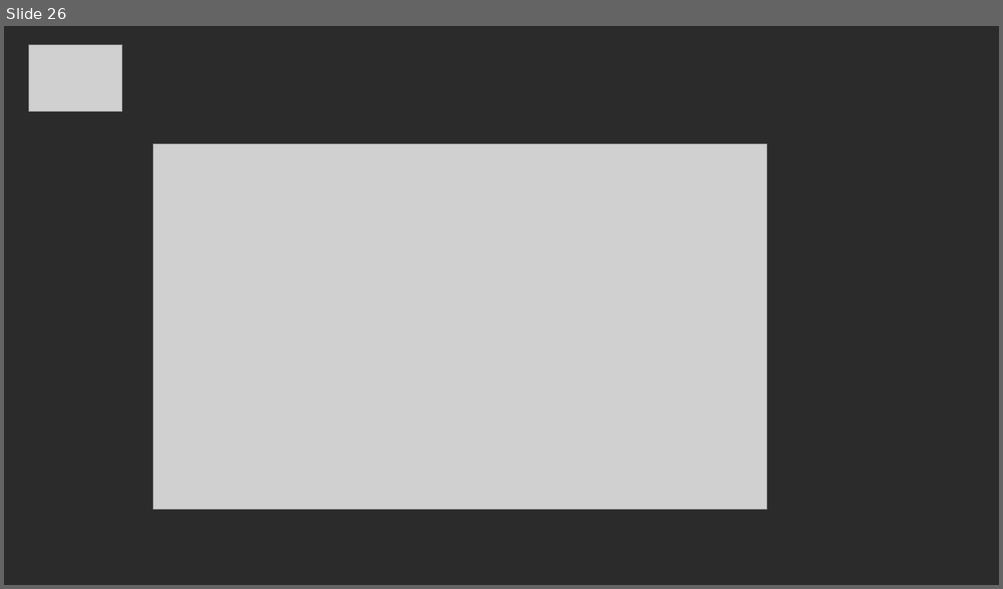
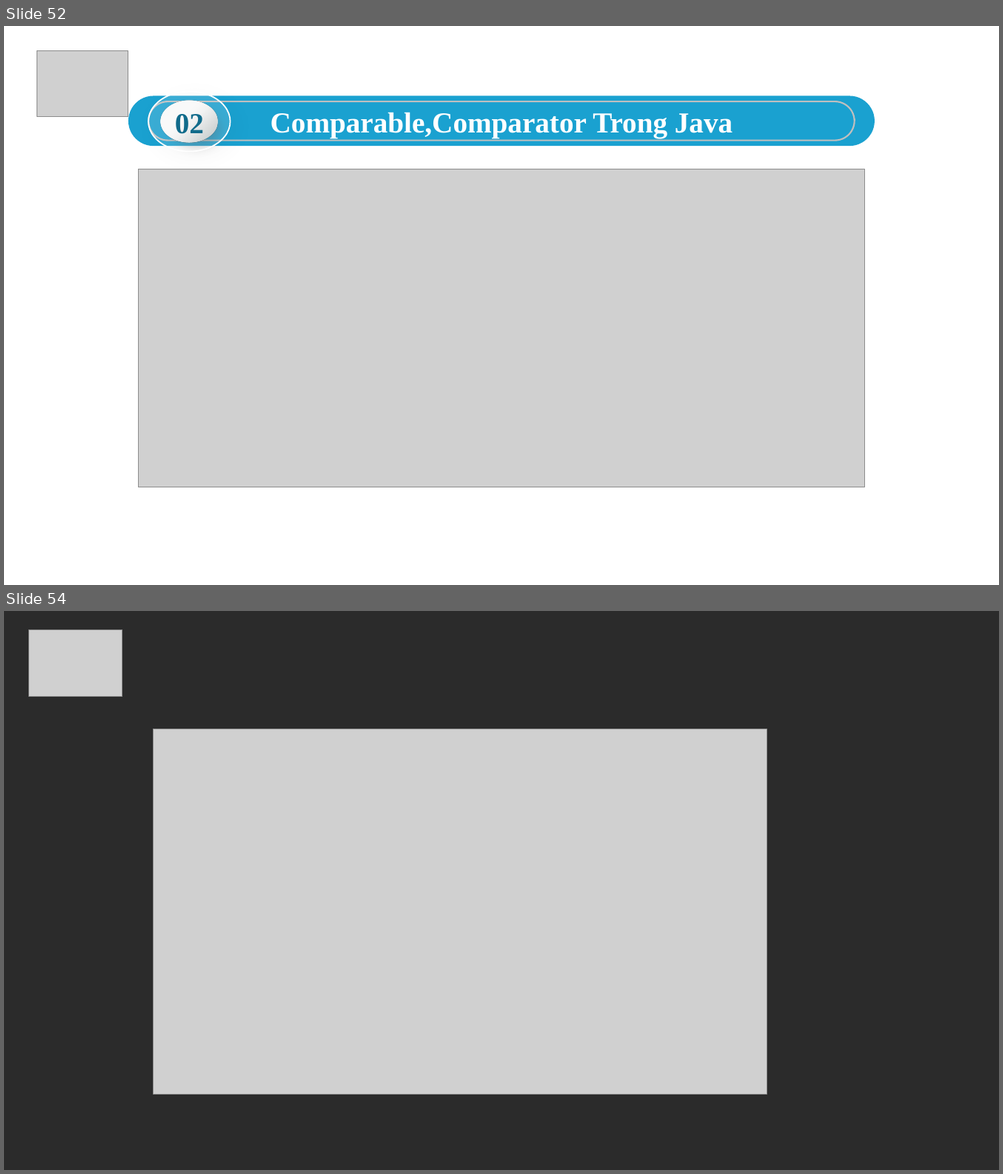
Before and after one commit to sonnguyen17099/t3h_slide, a slide deck: Bài 5.pptx. Shown one above the other, each under a label of ours: slide 26 before the commit, slides 52 and 54 after it; the slides between them are not shown. The pictures are 1003x589 and 1003x1174 pixels, drawn with LibreOffice and Linux fonts; fonts in the diff are those of the drawing; grey boxes stand for pictures; background and template pictures are left out; a plain dark background stands for a picture behind light text. Boxes give left, top, right and bottom in pixels: in the first picture for what was removed or moved away, otherwise in the second. Text is boxed around its words. In the diff, an @@ line names an element or a change of style, - is before the commit and + after.

```diff
--- a/Bài 5.pptx
+++ b/Bài 5.pptx
@@ slide 52 added at (4,26,999,585), background #FFFFFF @@
@@ picture added at (37,50,128,116) @@
@@ rounded rectangle added at (128,96,875,146), fill #1AA1D0 @@
@@ rounded rectangle added at (149,101,854,140), fill #1AA1D0, outline #FFFFFF 1.5 pt, 28 pt, text #FFFFFF, bold @@
+Comparable,Comparator Trong Java
@@ group added at (137,79,245,187): 3 ellipses, 1 freeform shape, 1 text @@
+02
@@ picture added at (138,170,865,488) @@
@@ what was slide 26 is now slide 54 @@
```
Also in this commit, not shown: 27 other slides added.
